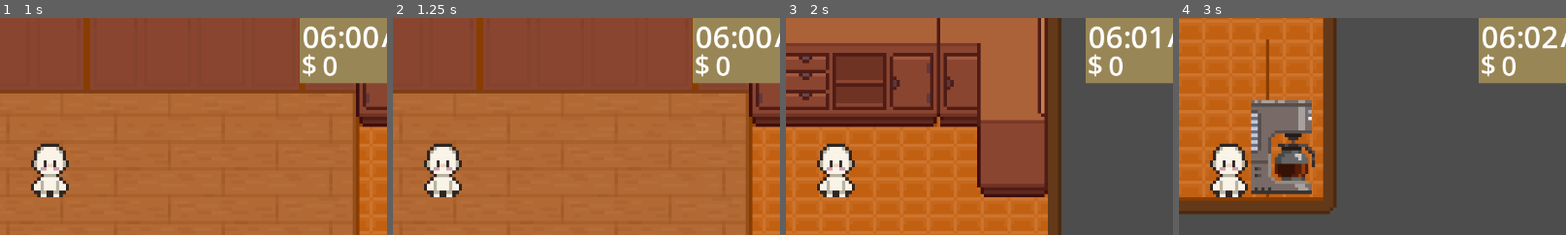
Above: before the commit, frames 1-4 (left to right).
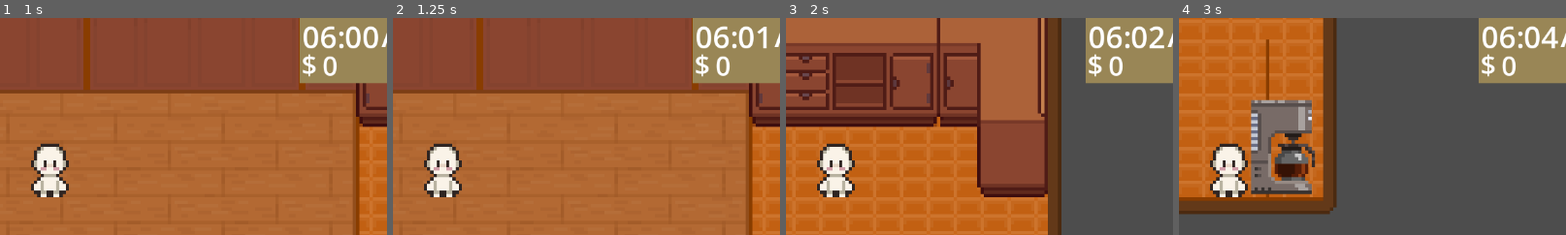
Above: after the commit, the same moments.

Repository: Jose-Prince/UVG-Tesis-Game
Game: Godot game, scene res://Scenes/title_screen.tscn
The game is run twice, just before and just after one commit, with the same random seed, the same clock (stepped at 60 frames per second) and the same inputs.
Inputs (mouse positions are % of the whole screen's width and height, from its top left):
- Up to frame 1 (1 s): click "New Game" at 0.5 s
- Up to frame 2 (1.25 s): no input
- Up to frame 3 (2 s): move the mouse to (72, 45) at 1.27 s; hold D (right) from 1.28 s (still down); click (72, 45) at 1.35 s
- Up to frame 4 (3 s): move the mouse to (30, 55) at 2.02 s; release D (right) at 2.03 s; hold S (down) 2.03-2.78 s; click (30, 55) at 2.1 s; tap Enter at 2.75 s; move the mouse to (60, 28) at 2.77 s; hold D (right) from 2.78 s (still down); click (60, 28) at 2.85 s
The pictures show only the part of the screen within x 44-93%, y 16-66%; the shares and areas given below are measured in that part.

Frame 1 is identical in both runs. In frame 2, 0.3% of the frame differs, in the area x 93-98%, y 3-15%; in frame 3, 0.2%; in frame 4, 0.3%.

Commit message:
Fix: ticks per second

Diff:
--- a/Scenes/café_place.tscn
+++ b/Scenes/café_place.tscn
@@ -734,7 +734,7 @@
 [node name="TimeSystem" type="Node" parent="." unique_id=419212550]
 script = ExtResource("1_exwnq")
 date_time = SubResource("Resource_a4k3g")
-ticks_pr_second = 60
+ticks_pr_second = 100
 
 [node name="CanvasLayer" type="CanvasLayer" parent="." unique_id=465547366]
 
